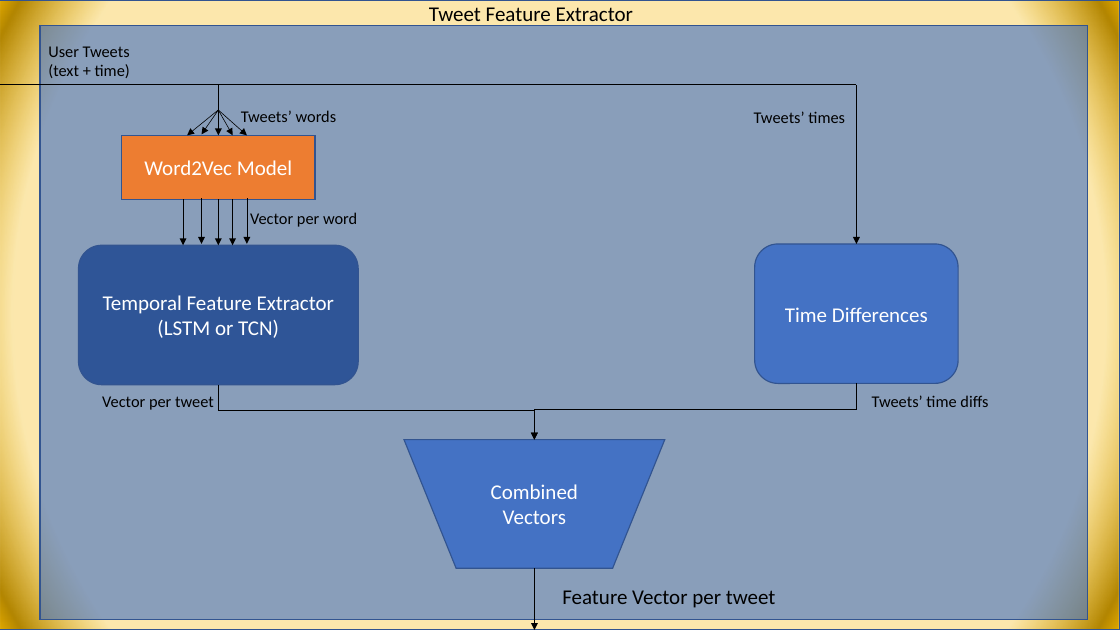
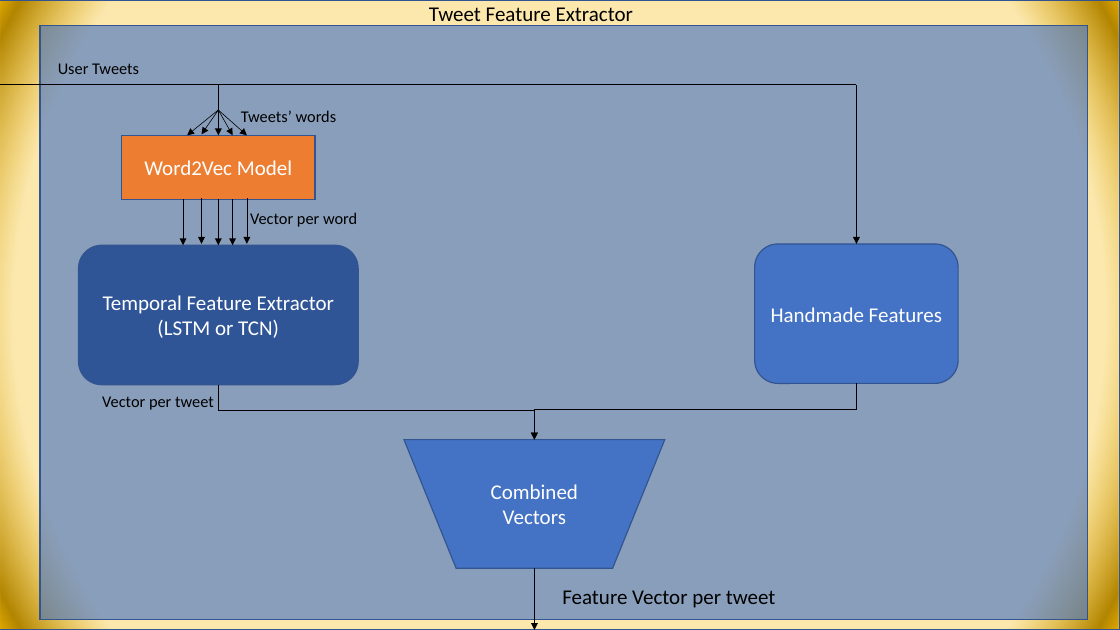
Before and after one commit to Snover98/BotDetectionDT, a slide deck: slide 2 of מסמכים לפרוייקט/Model Pictures.pptx. Drawn at 1120x630 pixels with LibreOffice and Linux fonts; fonts in the diff are those of the drawing. Boxes give left, top, right and bottom in pixels: in the first picture for what was removed or moved away, otherwise in the second. Text is boxed around its words. In the diff, an @@ line names an element or a change of style, - is before the commit and + after.

```diff
--- a/מסמכים לפרוייקט/Model Pictures.pptx
+++ b/מסמכים לפרוייקט/Model Pictures.pptx
@@ text at (58,63,139,74): text changed @@
-User Tweets
-(text + time)
+User Tweets
@@ text removed at (754,111,845,123) @@
-Tweets’ times
@@ text in rounded rectangle at (771,307,942,322): text changed @@
-Time Differences
+Handmade Features
@@ text removed at (872,395,988,407) @@
-Tweets’ time diffs
```
Also in this commit, not shown: 1 other slide changed.
